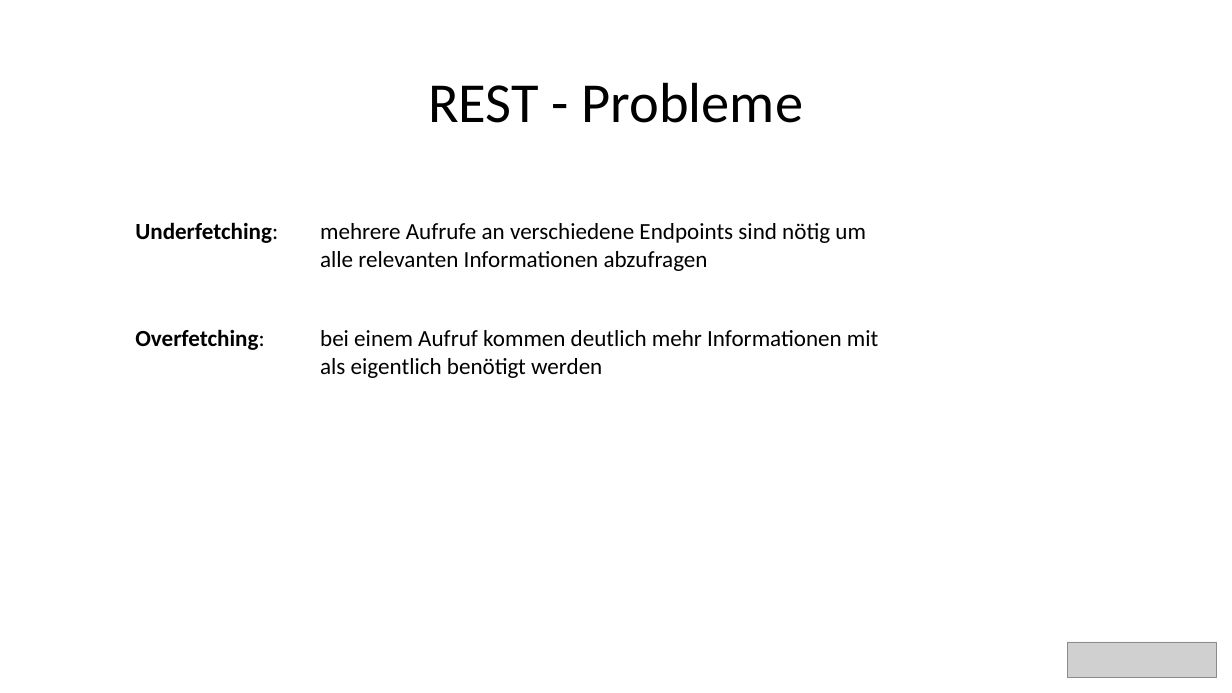
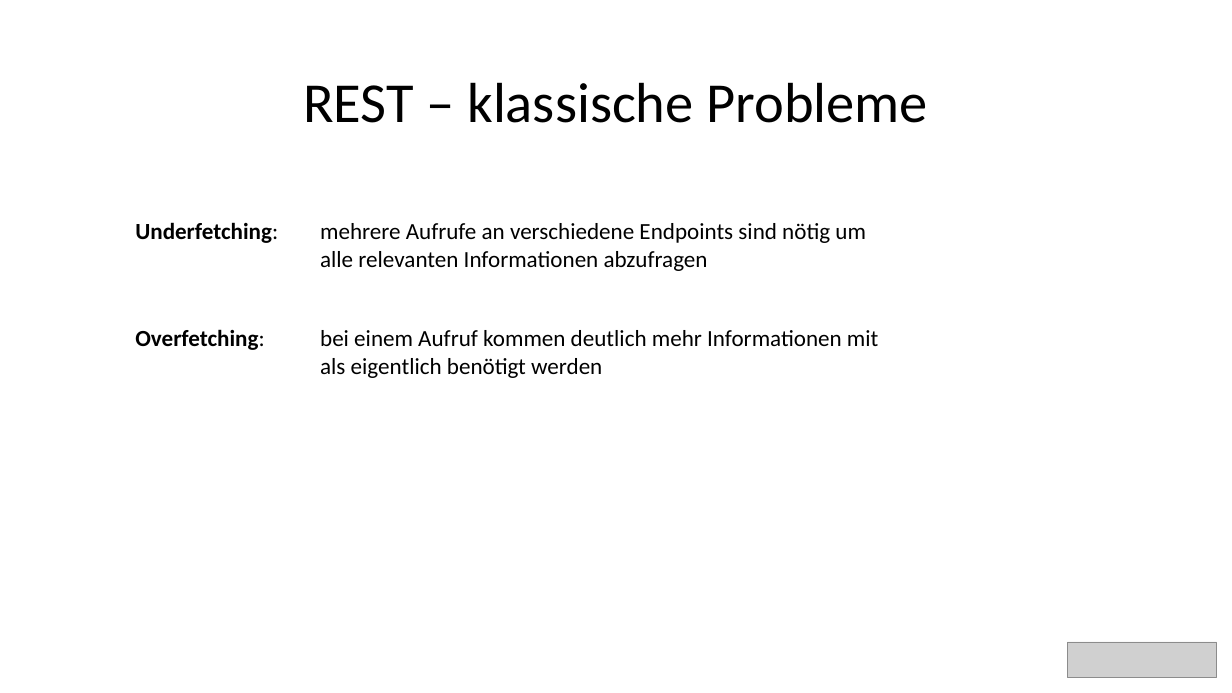
Before and after one commit to bytePassion/GraphQL-Talk, a slide deck: slide 6 of slides/GraphqlSlides.pptx. Drawn at 1232x693 pixels with LibreOffice and Linux fonts; fonts in the diff are those of the drawing; grey boxes stand for pictures. Boxes give left, top, right and bottom in pixels: in the first picture for what was removed or moved away, otherwise in the second. Text is boxed around its words. In the diff, an @@ line names an element or a change of style, - is before the commit and + after.

```diff
--- a/slides/GraphqlSlides.pptx
+++ b/slides/GraphqlSlides.pptx
@@ title at [303,82,927,123]: text changed @@
-REST - Probleme
+REST – klassische Probleme
```
Also in this commit, not shown: 3 other slides changed, 1 slide added.
